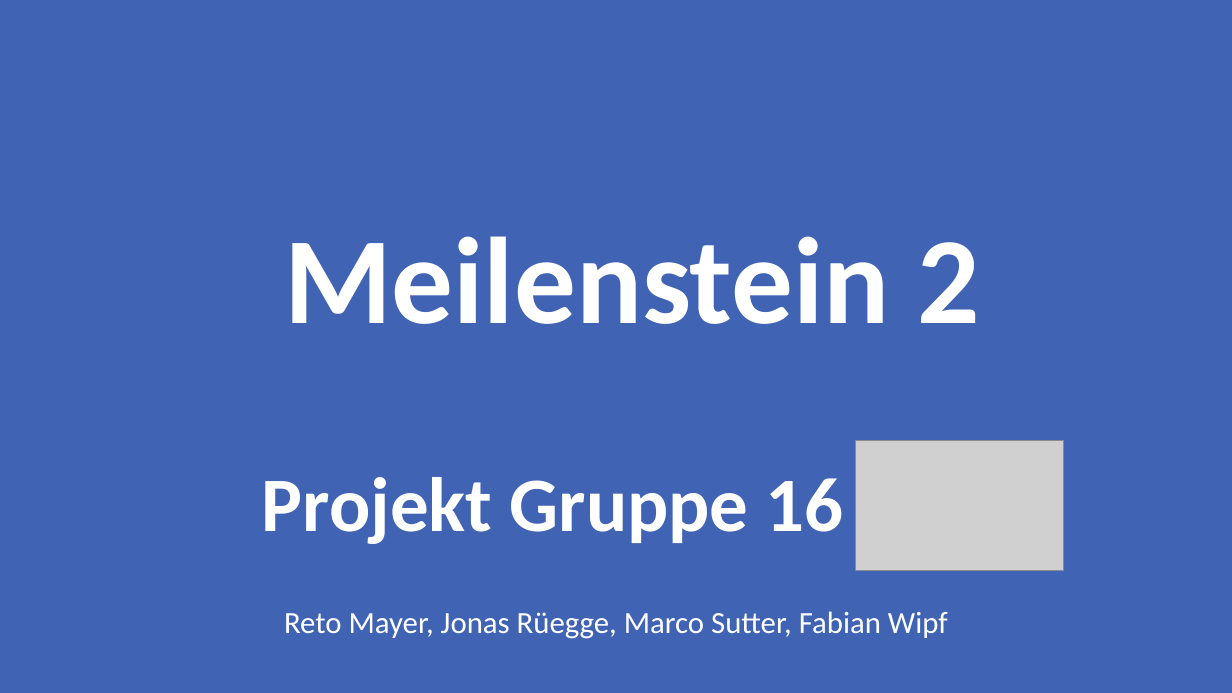
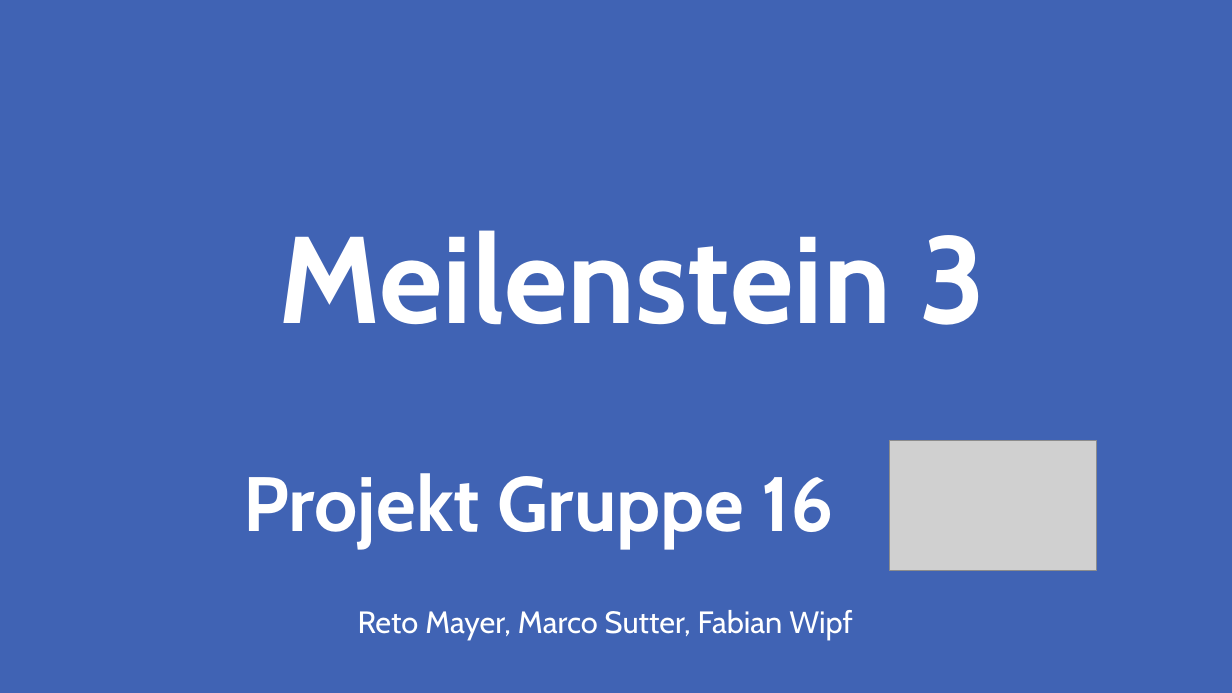
Before and after one commit to Rinc11/FOS, a slide deck: slide 1 of documents/00_Sitzungen/Milestone_3/Meilenstein3.pptx. Drawn at 1232x693 pixels with LibreOffice and Linux fonts; fonts in the diff are those of the drawing; grey boxes stand for pictures. Boxes give left, top, right and bottom in pixels: in the first picture for what was removed or moved away, otherwise in the second. Text is boxed around its words. In the diff, an @@ line names an element or a change of style, - is before the commit and + after.

Commit message:
Präsi Meilenstein 3

```diff
--- a/documents/00_Sitzungen/Milestone_3/Meilenstein3.pptx
+++ b/documents/00_Sitzungen/Milestone_3/Meilenstein3.pptx
@@ title at [279,230,985,325]: text changed; font Calibri to Cabin @@
-Meilenstein 2
+Meilenstein 3
@@ text "Projekt Gruppe 16 -": place and size @@
-text "Projekt Gruppe 16 -" at [262,477,948,639]
+text "Projekt Gruppe 16 -" at [244,473,853,639]
@@ picture: place and size @@
-picture at [856,441,1064,570]
+picture at [889,441,1097,570]
@@ text at [244,473,834,548]: font Calibri to Cabin in "Projekt Gruppe 16 -" @@
@@ text at [358,610,853,639]: text changed; font Calibri to Cabin @@
-Reto Mayer, Jonas Rüegge, Marco Sutter, Fabian Wipf
+Reto Mayer, Marco Sutter, Fabian Wipf
```
Also in this commit, not shown: 6 other slides changed, 1 slide added, 1 slide removed, 2 other files.
